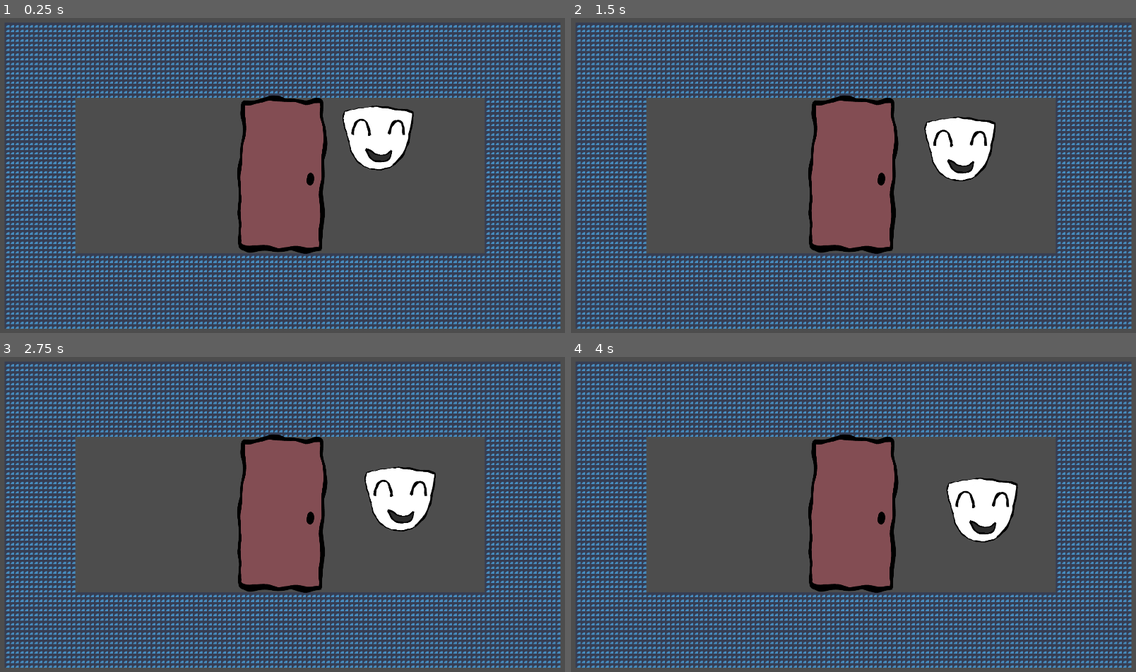
Above: before the commit, frames 1-4 (two rows, left to right).
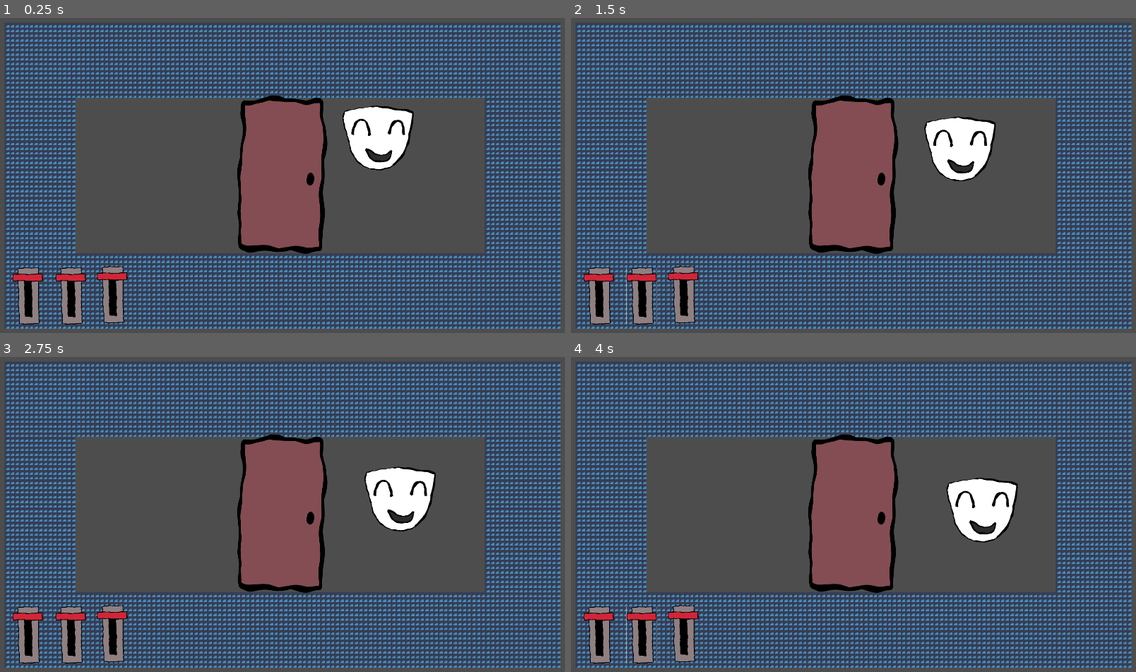
Above: after the commit, the same moments.

Repository: razzius/Masks2026
Game: Godot game, scene res://scenes/Stages/Stage1.tscn
Same seed, same stepped clock (60 frames per second), same inputs: the game is played once before the commit and once after it. This scene is started directly instead of the project's main scene. The engine's default icon, where the game draws it, is replaced by a stand-in: a white triangle on a blue panel in a dark square.
Inputs (mouse positions are in pixels of both pictures, inside the frame that each line leads up to):
- Up to frame 1 (0.25 s): no input
- Up to frame 2 (1.5 s): click (599, 295) at 0.52 s; tap Enter (ui_accept) at 1.25 s; hold Right (Right) from 1.28 s (still down)
- Up to frame 3 (2.75 s): tap Enter (ui_accept) at 1.52, 2.27 s; release Right (Right) at 2.03 s; hold Left (ui_left) from 2.03 s (still down)
- Up to frame 4 (4 s): release Left (ui_left) at 2.78 s; hold Right (Right) from 2.78 s (still down); tap Enter (ui_accept) at 3.77 s

The runs differ from the first frame. In frame 1, 2.1% of the frame differs, in the area x 2-23%, y 78-98%; in frame 2, 2.2%; in frame 3, 2.1%; in frame 4, 2.2%.

Commit message:
Added UI to stage 1

Diff:
--- a/Assets/Lever.tscn
+++ b/Assets/Lever.tscn
@@ -3,9 +3,22 @@
 [ext_resource type="Script" uid="uid://cscr4vo7drgmp" path="res://scripts/Lever.gd" id="1_b1op8"]
 [ext_resource type="Texture2D" uid="uid://bbni44l4eb2ry" path="res://art/lever_0000.png" id="2_pix2u"]
 
-[node name="Button" type="Button" unique_id=176294736]
-offset_right = 8.0
-offset_bottom = 8.0
-icon = ExtResource("2_pix2u")
+[node name="Lever" type="Sprite2D" unique_id=901851183]
+rotation = 1.5707964
+scale = Vector2(0.25, 0.25)
+texture = ExtResource("2_pix2u")
+
+[node name="Button" type="Button" parent="." unique_id=1926699541]
+anchors_preset = 8
+anchor_left = 0.5
+anchor_top = 0.5
+anchor_right = 0.5
+anchor_bottom = 0.5
+offset_left = -1309.2153
+offset_top = -721.27277
+offset_right = -547.3396
+offset_bottom = -304.61237
+grow_horizontal = 2
+grow_vertical = 2
 flat = true
 script = ExtResource("1_b1op8")
--- a/scenes/LynneScene.tscn
+++ /dev/null
@@ -1,9 +0,0 @@
-[gd_scene format=3 uid="uid://ulgg0vj6aucw"]
-
-[node name="LynneScene" type="Control" unique_id=1760316433]
-layout_mode = 3
-anchors_preset = 15
-anchor_right = 1.0
-anchor_bottom = 1.0
-grow_horizontal = 2
-grow_vertical = 2
--- a/scenes/Stages/Stage1.tscn
+++ b/scenes/Stages/Stage1.tscn
@@ -3,6 +3,7 @@
 [ext_resource type="Texture2D" uid="uid://4q335xxs2p" path="res://icon.svg" id="1_nbqlh"]
 [ext_resource type="PackedScene" uid="uid://e625levok1c3" path="res://Assets/Gate.tscn" id="2_oqog7"]
 [ext_resource type="PackedScene" uid="uid://bxkpmfiyt8o2f" path="res://scenes/mask.tscn" id="3_q4r7y"]
+[ext_resource type="PackedScene" uid="uid://ulgg0vj6aucw" path="res://scenes/UI.tscn" id="4_bl4ac"]
 
 [sub_resource type="TileSetAtlasSource" id="TileSetAtlasSource_oqog7"]
 texture = ExtResource("1_nbqlh")
@@ -86,3 +87,10 @@
 
 [node name="Mask" parent="." unique_id=1359150612 instance=ExtResource("3_q4r7y")]
 position = Vector2(1278, 401)
+
+[node name="UI" parent="." unique_id=1760316433 instance=ExtResource("4_bl4ac")]
+
+[editable path="UI"]
+[editable path="UI/Lever"]
+[editable path="UI/Lever2"]
+[editable path="UI/Lever3"]
--- /dev/null
+++ b/scenes/UI.tscn
@@ -0,0 +1,20 @@
+[gd_scene format=3 uid="uid://ulgg0vj6aucw"]
+
+[ext_resource type="PackedScene" uid="uid://fjwmfp7itbfr" path="res://Assets/Lever.tscn" id="1_dj8aq"]
+
+[node name="UI" type="Control" unique_id=1760316433]
+layout_mode = 3
+anchors_preset = 15
+anchor_right = 1.0
+anchor_bottom = 1.0
+grow_horizontal = 2
+grow_vertical = 2
+
+[node name="Lever" parent="." unique_id=901851183 instance=ExtResource("1_dj8aq")]
+position = Vector2(101, 937)
+
+[node name="Lever2" parent="." unique_id=2042641525 instance=ExtResource("1_dj8aq")]
+position = Vector2(247, 937)
+
+[node name="Lever3" parent="." unique_id=888916594 instance=ExtResource("1_dj8aq")]
+position = Vector2(388, 933)
